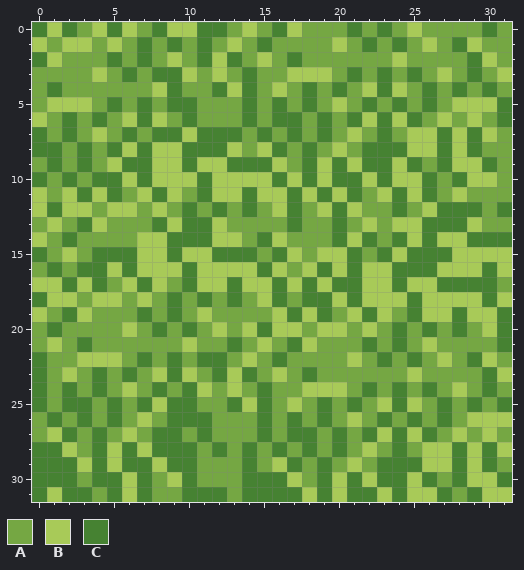
Pixel-art file -- Assets/grass.aseprite. Above, as it was before the edit.
32x32 pixels, 1 frame.
Palette (. is transparent): A #75a743  B #a8ca58  C #468232
Pixels before, first column x 0:
 0 CBCABCBACBBCCABACBAAACACABAAAACA
 1 BABBABACACACABACAAAABACACABACBAA
 2 CBAAACACABACBCABACAAAAAABAAAACBA
 3 AAAABACACCBABACAABBBACACACABACAB
 4 ACAAAAAABCAACBCABACACABCBACACACA
 5 ABBBACACACCAAACACACABACACACABBBC
 6 BACACABCBACAAACACCACACBCBCABABAC
 7 CACABACACCBCCCACACACABACABBCBCBA
 8 CCACACBCBBCCCBABCACABACCCBBCBCAA
 9 ACACABCCBBCBBCCCBACBCBCCBCACBBCA
10 CACACCBCBBBCBBBBCBCBCCBCBBCACBBA
11 BABCBCABCBACBBCBBCBCBCABCBCABAAA
12 BCBBABBABACACACABCABCBAACABCCCAC
13 ABACBAAACBCCBAAAACAACABABBCCCBAA
14 BACAAAABBCCCBBACBAAACBCACBCBBCCC
15 CABACCCBBCBBCCCACBABBCACBCCCBBBB
16 ACACCBCBBBCBBBBCBABCBCBBCCCBBBCB
17 BBCBCABCBACBBCBBCBCBCCBBCBBCCCCA
18 CBBABBABACACACABCACCBCBBBCBBBBCB
19 BACBAAACACABAAAABCBCABCBACBBCBBC
20 ACAAAABACACABABCBBABBABACACACABC
21 ABACAAAAAABAACABACBAAACACABAAAAC
22 CAABBBACACACCABACAAAABACACABACBA
23 CABACACABCBACBCABACAAAAAABAAAACB
24 CACACABACACBABACAABBBACACACABACA
25 CACCACACBCCAACBCABACACABCBACACAC
26 ACACACABACCCAAACACACABACACACABBB
27 ABCACABACCACAAACACCACACBCBCABABA
28 CCBACBCBCCCACACACACACABACABBCBCB
29 CCCBCBCCBCCAAACABCACABACCCBBCBCA
30 CCCACCBCABCAAACCCBACBCBCCBCACBBC
31 CBCCACBCAACCCACCCCBCBCCBCBBCACBB
The same view after the edit:
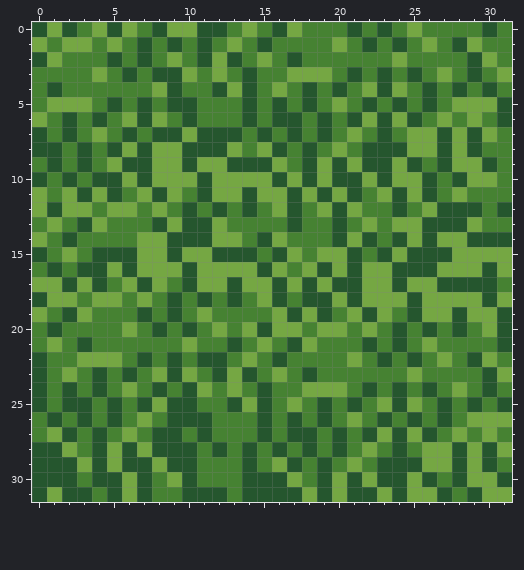
The exact change:
colour A: #75a743 -> #468232
colour B: #a8ca58 -> #75a743
colour C: #468232 -> #25562e
